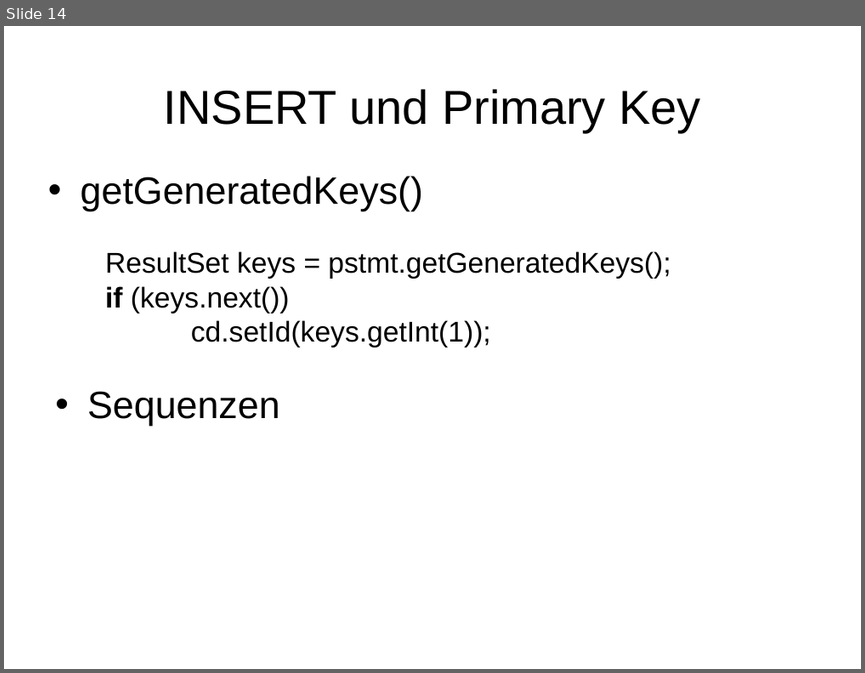
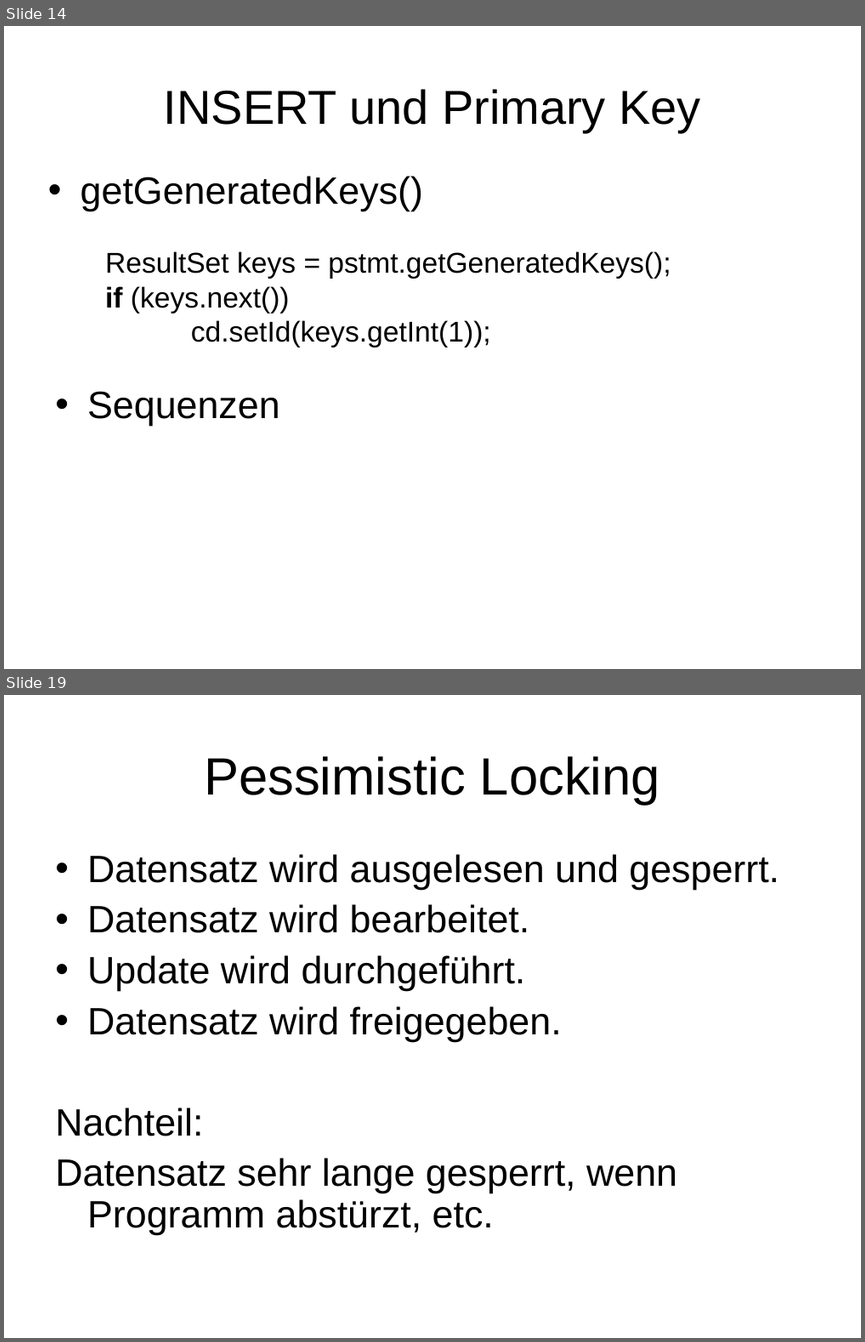
Before and after one commit to scorpa/pr-gse, a slide deck: wiki/ppt/ORM.ppt. Shown one above the other, each under a label of ours: slide 14 before the commit, slides 14 and 19 after it; the slides between them are not shown. The pictures are 865x673 and 865x1342 pixels, drawn with LibreOffice and Linux fonts; fonts in the diff are those of the drawing. Boxes give left, top, right and bottom in pixels: in the first picture for what was removed or moved away, otherwise in the second. Text is boxed around its words. In the diff, an @@ line names an element or a change of style, - is before the commit and + after.

```diff
--- a/wiki/ppt/ORM.ppt
+++ b/wiki/ppt/ORM.ppt
@@ slide 19 added at (4, 695, 861, 1338), background #FFFFFF @@
@@ title added at (204, 756, 660, 805), 44 pt, text #000000 @@
+Pessimistic Locking
@@ text added at (55, 854, 779, 1235), 32 pt, text #000000 @@
+• Datensatz wird ausgelesen und gesperrt.
+• Datensatz wird bearbeitet.
+• Update wird durchgeführt.
+• Datensatz wird freigegeben.
+Nachteil:
+Datensatz sehr lange gesperrt, wenn Programm abstürzt, etc.
```
Also in this commit, not shown: 1 slide changed, 6 other slides added, 13 other files.
